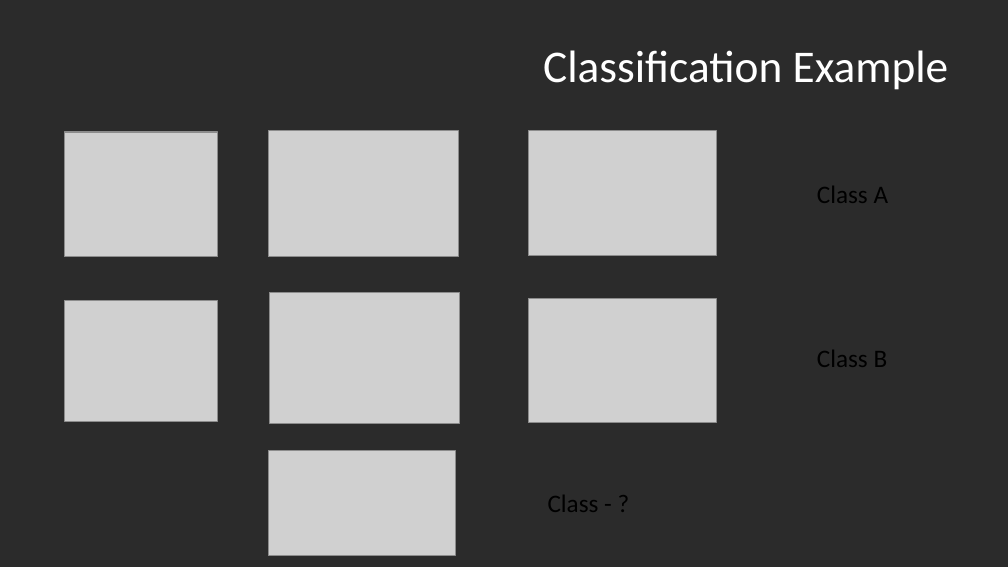
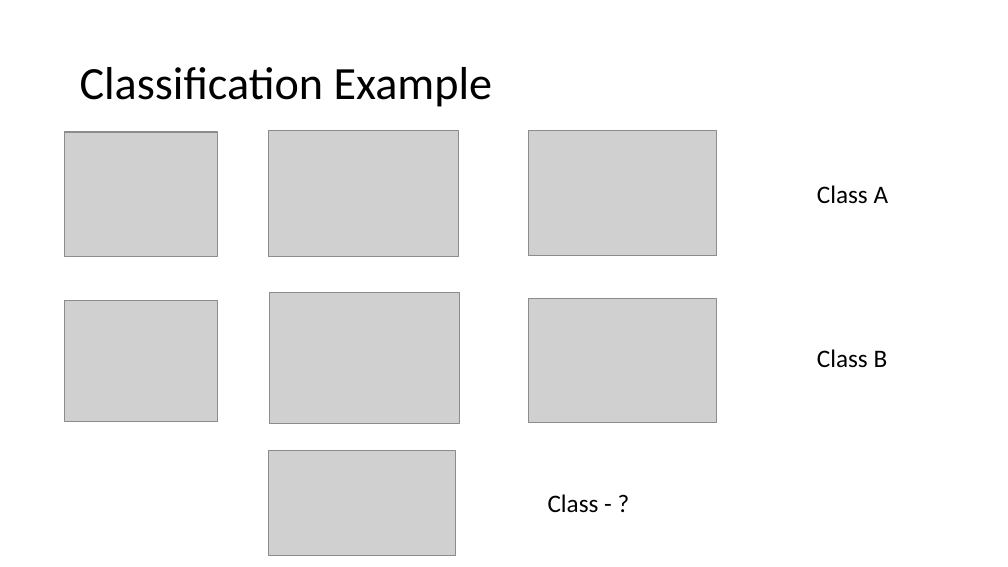
Before and after one commit to artasheskhachatryan1991/MachineLearningLectures, a slide deck: slide 5 of Welcome to Machine Learning Naive Bayes.pptx. Drawn at 1008x567 pixels with LibreOffice and Linux fonts; fonts in the diff are those of the drawing; grey boxes stand for pictures; background and template pictures are left out; a plain dark background stands for a picture behind light text. Boxes give left, top, right and bottom in pixels: in the first picture for what was removed or moved away, otherwise in the second. Text is boxed around its words. In the diff, an @@ line names an element or a change of style, - is before the commit and + after.

```diff
--- a/Welcome to Machine Learning Naive Bayes.pptx
+++ b/Welcome to Machine Learning Naive Bayes.pptx
@@ background picture (left out) to #FFFFFF @@
@@ title "Classification Example": place and size @@
-title "Classification Example" at <box>543,50,949,90</box>
+title "Classification Example" at <box>80,67,492,107</box>
@@ title "Classification Example" at <box>80,67,492,107</box>: size 32.4 to 33 pt, text colour #FFFFFF to #000000; alignment right to left; line spacing 1 to 0.9 @@
```
Also in this commit, not shown: 5 other slides changed, 1 slide added, 1 slide removed.
